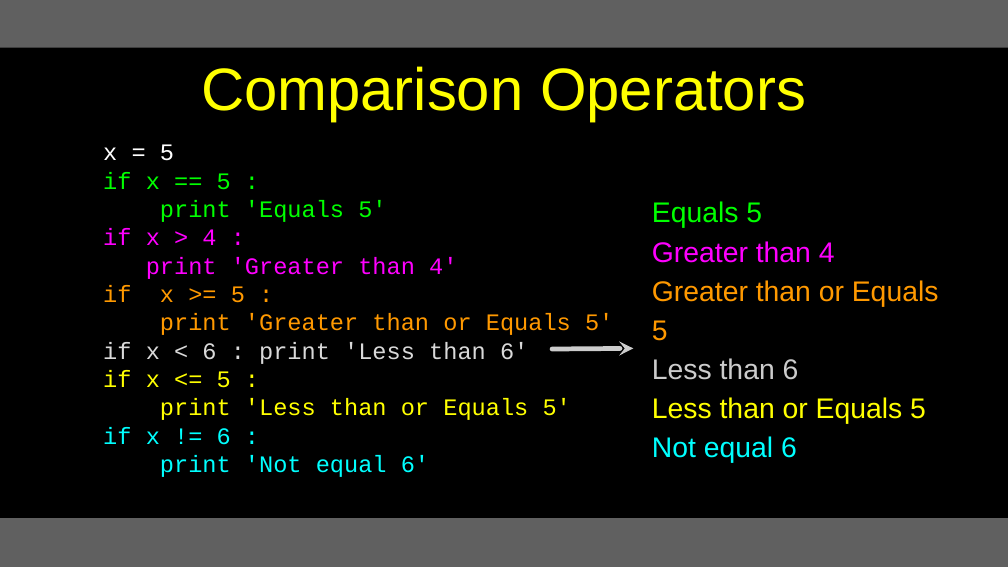
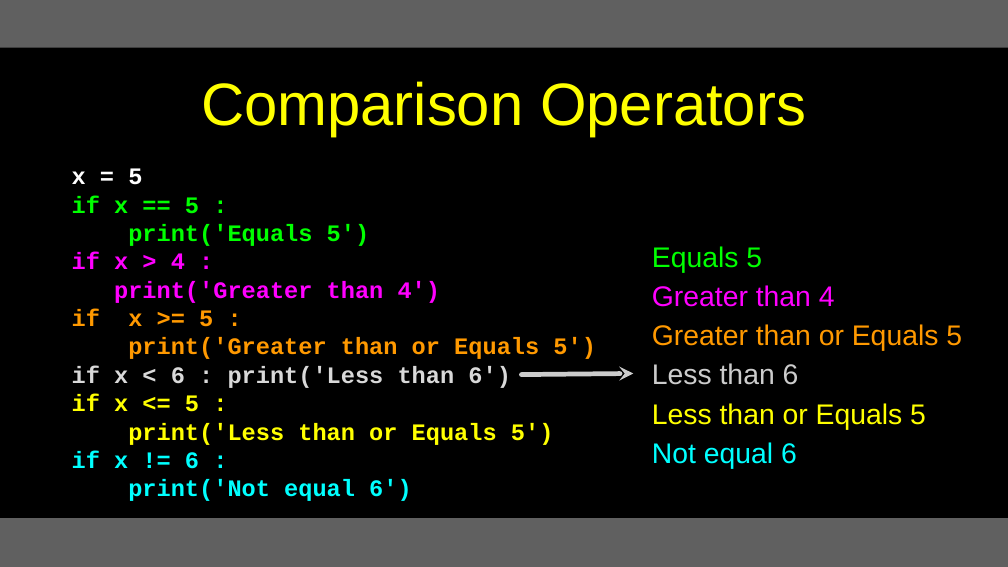
Before and after one commit to csev/py4e, a slide deck: slide 4 of lectures3/Pythonlearn-03-Conditional.pptx. Drawn at 1008x567 pixels with LibreOffice and Linux fonts; fonts in the diff are those of the drawing. Boxes give left, top, right and bottom in pixels: in the first picture for what was removed or moved away, otherwise in the second. Text is boxed around its words. In the diff, an @@ line names an element or a change of style, - is before the commit and + after.

```diff
--- a/lectures3/Pythonlearn-03-Conditional.pptx
+++ b/lectures3/Pythonlearn-03-Conditional.pptx
@@ title "Comparison Operators": place and size @@
-title "Comparison Operators" at <box>201,66,806,121</box>
+title "Comparison Operators" at <box>201,81,806,137</box>
@@ text "x = 5": place and size @@
-text "x = 5" at <box>103,144,613,477</box>
+text "x = 5" at <box>72,168,596,501</box>
@@ text at <box>72,168,213,469</box>: bold on in "x = 5", "if x == 5 :", "if x > 4 :", "if x >= 5 :" and 2 more places @@
@@ text at <box>128,224,370,246</box>: text changed; bold on @@
-print 'Equals 5'
+print('Equals 5')
@@ text "Equals 5" rewrapped from <box>652,201,939,463</box> to <box>652,246,962,468</box> @@
@@ text at <box>114,281,441,303</box>: text changed; bold on @@
-print 'Greater than 4'
+print('Greater than 4')
@@ text at <box>72,337,596,388</box>: text changed; bold on @@
-print 'Greater than or Equals 5'
-if x < 6 : print 'Less than 6'
+print('Greater than or Equals 5')
+if x < 6 : print('Less than 6')
@@ arrow moved from (633, 348) - (552, 349) to (633, 374) - (522, 375) @@
@@ text at <box>128,423,554,445</box>: text changed; bold on @@
-print 'Less than or Equals 5'
+print('Less than or Equals 5')
@@ text at <box>128,479,412,501</box>: text changed; bold on @@
-print 'Not equal 6'
+print('Not equal 6')
```
Also in this commit, not shown: 30 other slides changed, 1 slide added, 5 other files.
